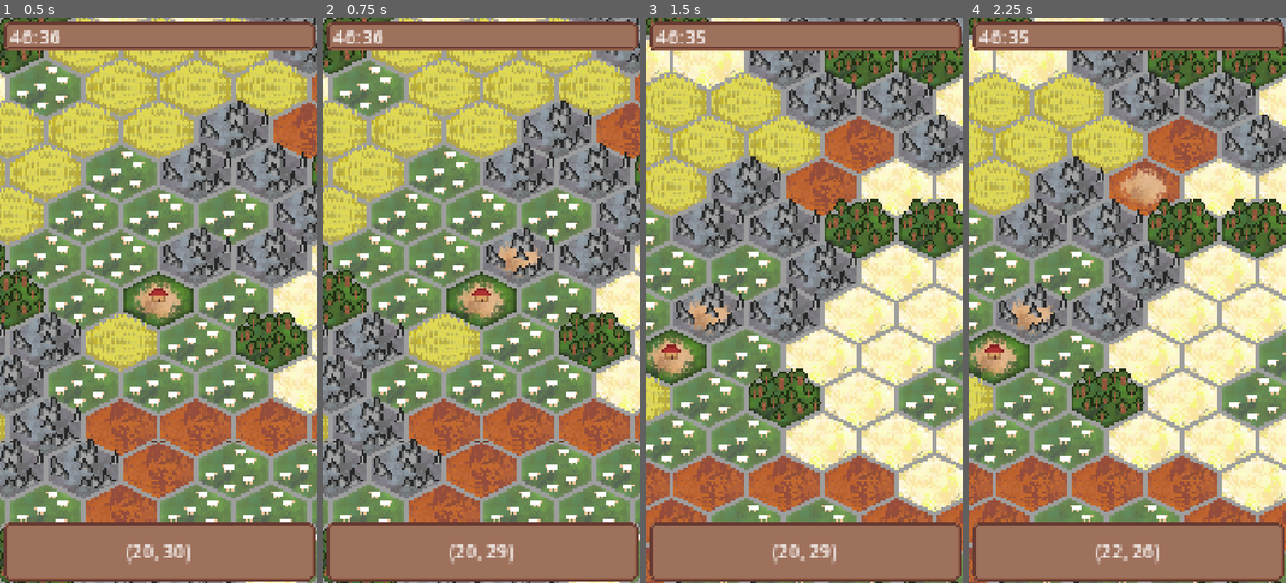
Above: before the commit, frames 1-4 (left to right).
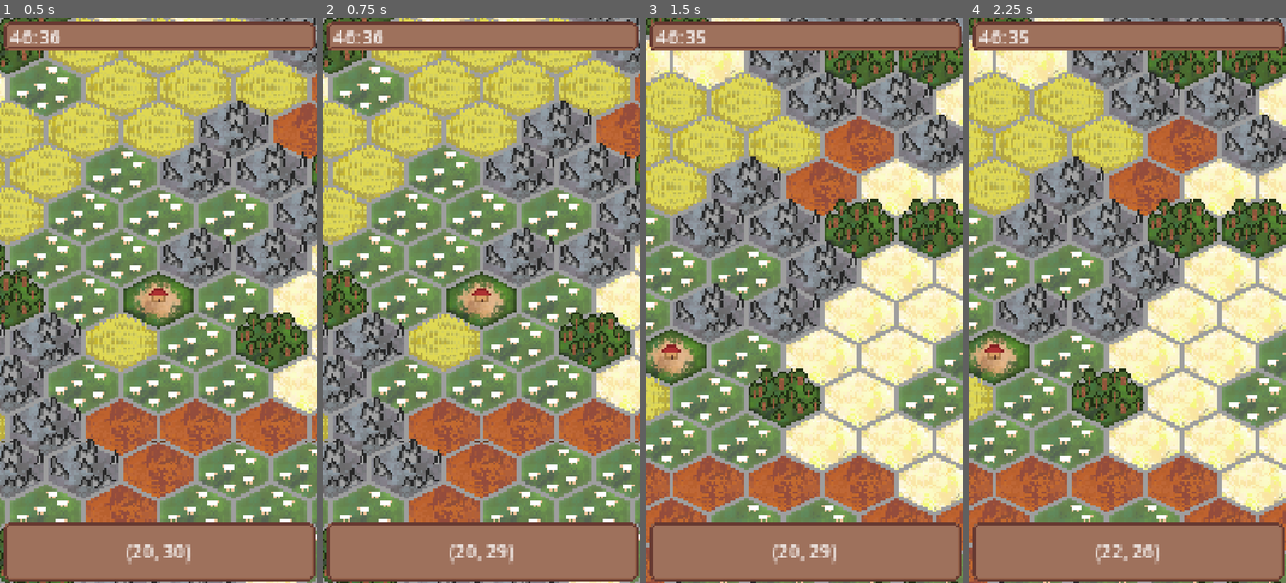
Above: after the commit, the same moments.

Repository: TotsllyRandom/survival-game
Game: Godot game, scene res://Scenes/node_2d.tscn
The game is run twice, just before and just after one commit, with the same random seed, the same clock (stepped at 60 frames per second) and the same inputs.
Inputs (mouse positions are in pixels of both pictures, inside the frame that each line leads up to):
- Up to frame 1 (0.5 s): no input
- Up to frame 2 (0.75 s): tap Enter at 0.5 s; move the mouse to (551, 272) at 0.52 s; press the mouse at (551, 272) at 0.53 s; hold Right from 0.53 s (still down)
- Up to frame 3 (1.5 s): tap Space at 1.25 s; move the mouse to (741, 328) at 1.27 s; release Right at 1.28 s; release the mouse at (741, 328) at 1.28 s; hold Down from 1.28 s (still down); click (741, 328) at 1.35 s
- Up to frame 4 (2.25 s): tap Enter at 2 s; move the mouse to (1159, 176) at 2.02 s; release Down at 2.03 s; press the mouse at (1159, 176) at 2.03 s; hold Right from 2.03 s (still down); tap Alt at 2.1 s

Frame 1 is identical in both runs. In frame 2, 0.4% of the frame differs, in the area x 55-70%, y 39-47%; in frame 3, 0.4%; in frame 4, 1.0%, in the area x 13-63%, y 26-57%.

Commit message:
Better IOS

Diff:
--- a/Scripts/tiles.gd
+++ b/Scripts/tiles.gd
@@ -6,6 +6,8 @@
 var real_position: Vector2
 
 var map_exists: bool = false
+
+var mouse_press_pos:Vector2 = Vector2(-5000.0,5000.0)
 
 ## copyables
 var def_item = {
@@ -95,13 +97,20 @@
 		mouse_offset = (get_global_mouse_position() - mouse_placement) / scale
 		mouse_placement = get_global_mouse_position()
 
+	if Input.is_action_pressed("Click") and mouse_press_pos == Vector2(-5000.0,5000.0):
+		mouse_press_pos = mouse_placement
+
 	var pos = $Real.local_to_map($Real.to_local(get_global_mouse_position()))
 	if on_edge(pos.x, pos.y):
 		GlobalTweaks.current_tile_num = pos
 
 		@warning_ignore("int_as_enum_without_cast")
-		if Input.is_action_just_pressed("Click"):
+		if Input.is_action_just_released("Click") and in_distance(mouse_press_pos.x,mouse_placement.x,20) and in_distance(mouse_press_pos.y,mouse_placement.y,20):
 			place_building(-1,pos.x,pos.y)
+			mouse_press_pos = Vector2(-5000.0,5000.0)
+
+func in_distance(item,target,range) -> bool:
+	return abs(item - target) <= range
 
 func place_building(building_id:int,x,y):
 	if map_data[y][x]["placedOn"] == building_id:
Not shown, changed: Exports/IOS/SurvivalGame/Images.xcassets/AppIcon.appiconset/Icon-1024.png.import
Not shown, changed: Exports/IOS/SurvivalGame/Images.xcassets/AppIcon.appiconset/Icon-114.png.import
Not shown, changed: Exports/IOS/SurvivalGame/Images.xcassets/AppIcon.appiconset/Icon-120-1.png.import
Not shown, changed: Exports/IOS/SurvivalGame/Images.xcassets/AppIcon.appiconset/Icon-120.png.import
Not shown, changed: Exports/IOS/SurvivalGame/Images.xcassets/AppIcon.appiconset/Icon-128.png.import
Not shown, changed: Exports/IOS/SurvivalGame/Images.xcassets/AppIcon.appiconset/Icon-136.png.import
Not shown, changed: Exports/IOS/SurvivalGame/Images.xcassets/AppIcon.appiconset/Icon-152.png.import
Not shown, changed: Exports/IOS/SurvivalGame/Images.xcassets/AppIcon.appiconset/Icon-167.png.import
Not shown, changed: Exports/IOS/SurvivalGame/Images.xcassets/AppIcon.appiconset/Icon-180.png.import
Not shown, changed: Exports/IOS/SurvivalGame/Images.xcassets/AppIcon.appiconset/Icon-192.png.import
Not shown, changed: Exports/IOS/SurvivalGame/Images.xcassets/AppIcon.appiconset/Icon-40.png.import
Not shown, changed: Exports/IOS/SurvivalGame/Images.xcassets/AppIcon.appiconset/Icon-58.png.import
(and 11 more such lines)
